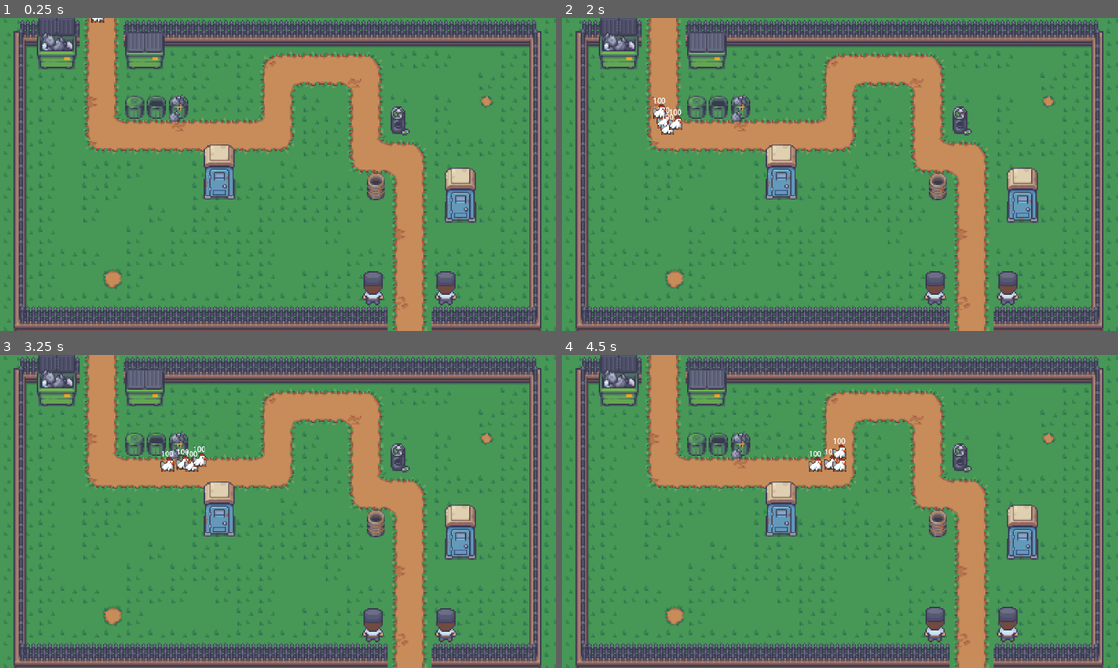
Above: before the commit, frames 1-4 (two rows, left to right).
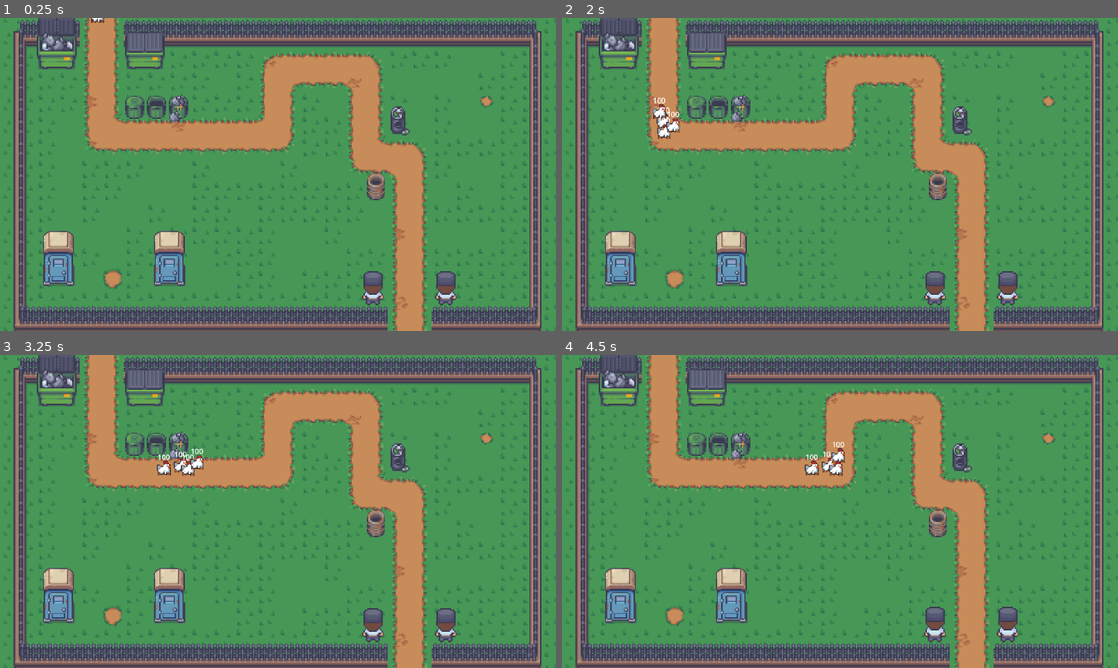
Above: after the commit, the same moments.

Repository: Dev-Santi/Football-Defense
Game: Godot game, scene res://escenas/juego.tscn
Same seed, same stepped clock (60 frames per second), same inputs: the game is played once before the commit and once after it.
Inputs (mouse positions are in pixels of both pictures, inside the frame that each line leads up to):
- Up to frame 1 (0.25 s): no input
- Up to frame 2 (2 s): move the mouse to (962, 158) at 0.52 s; click (962, 158) at 0.6 s; move the mouse to (728, 190) at 1.27 s; click (728, 190) at 1.35 s
- Up to frame 3 (3.25 s): move the mouse to (333, 442) at 2.02 s; click (333, 442) at 2.1 s; move the mouse to (250, 574) at 2.77 s; click (250, 574) at 2.85 s
- Up to frame 4 (4.5 s): move the mouse to (1006, 558) at 3.52 s; click (1006, 558) at 3.6 s; move the mouse to (673, 464) at 4.27 s; click (673, 464) at 4.35 s

The runs differ from the first frame. In frame 1, 3.9% of the frame differs, in the area x 7-86%, y 40-86%; in frame 2, 4.1%; in frame 3, 4.4%, in the area x 7-86%, y 29-86%; in frame 4, 4.4%.

Commit message:
avances en nivel tutorial

Diff:
--- /dev/null
+++ b/AreaValida.gd
@@ -0,0 +1,4 @@
+extends Area2D
+
+func _ready():
+	add_to_group("Areas validas")
--- a/escenas/enemigos/enemigo.gd
+++ b/escenas/enemigos/enemigo.gd
@@ -1,6 +1,6 @@
 extends Area2D
 
-var velocidad:int = 150
+var velocidad:int = 100
 var direccion:String = "abajo"
 var vida = 100
 
@@ -43,8 +43,6 @@
 	else:
 		position += Vector2(0, -1 * velocidad * delta)
 
-
-
 func eliminar() -> void:
 	queue_free()
 
--- a/escenas/enemigos/gallina.gd
+++ b/escenas/enemigos/gallina.gd
@@ -1 +1,5 @@
 extends "res://escenas/enemigos/enemigo.gd"
+
+func _ready():
+	super._ready()
+	setVelocidad(150)
--- a/escenas/guerreros/baño_quimico.gd
+++ b/escenas/guerreros/baño_quimico.gd
@@ -1 +1,26 @@
 extends "res://escenas/guerreros/guerrero.gd"
+
+var spriteConBañoAbierto = load("res://texturas/ME_Singles_Worksite_48x48_Portable_Toilet_4.png")
+var spriteConBañoCerrado = load("res://texturas/ME_Singles_Worksite_48x48_Portable_Toilet_2.png")
+var proyectilPala:PackedScene = preload("res://escenas/guerreros/proyectiles/pala.tscn")
+
+
+
+func _ready():
+	super._ready()
+
+
+
+# @Override
+func disparar(objetivo:Area2D) -> void:
+	super.disparar(objetivo)
+	# Instanciar el nuevo proyectil y setear su objetivo
+	var nuevoProyectil = proyectilPala.instantiate()
+	$Proyectiles.add_child(nuevoProyectil)
+	nuevoProyectil.setObjetivo(objetivo)
+	# Animar el Sprite
+	$Sprite2D.texture = spriteConBañoAbierto
+	$"Cerrar puerta del baño".start()
+
+func _on_cerrar_puerta_del_baño_timeout():
+	$Sprite2D.texture = spriteConBañoCerrado
--- a/escenas/guerreros/baño_quimico.tscn
+++ b/escenas/guerreros/baño_quimico.tscn
@@ -1,25 +1,49 @@
-[gd_scene load_steps=6 format=3 uid="uid://b1q3uxxktsbpl"]
+[gd_scene load_steps=8 format=3 uid="uid://b1q3uxxktsbpl"]
 
 [ext_resource type="PackedScene" uid="uid://cqjukihux6l8h" path="res://escenas/guerreros/guerrero.tscn" id="1_ovbsk"]
 [ext_resource type="Script" path="res://escenas/guerreros/baño_quimico.gd" id="2_bbmmm"]
 [ext_resource type="Texture2D" uid="uid://d0fere6cuqxt7" path="res://texturas/ME_Singles_Worksite_48x48_Portable_Toilet_2.png" id="2_rwau6"]
+[ext_resource type="Texture2D" uid="uid://b65witte47ci6" path="res://texturas/circulito pa ver donde pega la balita.png" id="4_frgh0"]
 
 [sub_resource type="RectangleShape2D" id="RectangleShape2D_r3dxp"]
-size = Vector2(98, 163)
+size = Vector2(81.25, 160.438)
 
 [sub_resource type="CircleShape2D" id="CircleShape2D_7ww0h"]
 radius = 200.844
+
+[sub_resource type="RectangleShape2D" id="RectangleShape2D_8a65j"]
+size = Vector2(75, 60)
 
 [node name="Baño Quimico" instance=ExtResource("1_ovbsk")]
 scale = Vector2(0.8, 0.8)
 script = ExtResource("2_bbmmm")
 
-[node name="Sprite2D" parent="." index="0"]
+[node name="Sprite2D" parent="." index="2"]
 texture = ExtResource("2_rwau6")
 
-[node name="CollisionShape2D" parent="." index="1"]
-position = Vector2(-1, 21.5)
+[node name="CollisionShape2D" parent="." index="3"]
+position = Vector2(0.625001, 7.71874)
+scale = Vector2(0.999999, 0.999999)
 shape = SubResource("RectangleShape2D_r3dxp")
 
 [node name="CollisionShape2D" parent="Detector de enemigos" index="0"]
 shape = SubResource("CircleShape2D_7ww0h")
+metadata/_edit_lock_ = true
+
+[node name="Sprite2D" parent="Detector de enemigos" index="1"]
+visible = false
+position = Vector2(1.875, 19.375)
+scale = Vector2(0.8225, 0.8225)
+texture = ExtResource("4_frgh0")
+
+[node name="CollisionShape2D" parent="Detector de area valida" index="0"]
+position = Vector2(-2.5, 66.25)
+scale = Vector2(0.999999, 0.999999)
+shape = SubResource("RectangleShape2D_8a65j")
+metadata/_edit_lock_ = true
+
+[node name="Cerrar puerta del baño" type="Timer" parent="." index="6"]
+wait_time = 0.2
+one_shot = true
+
+[connection signal="timeout" from="Cerrar puerta del baño" to="." method="_on_cerrar_puerta_del_baño_timeout"]
--- a/escenas/guerreros/guerrero.gd
+++ b/escenas/guerreros/guerrero.gd
@@ -1,11 +1,99 @@
 extends StaticBody2D
 
+var puedeSeleccionarse:bool = false
+var estaSeleccionado:bool = false
+var cadenciaDeDisparo:float = 0.5
+var listoParaDisparar:bool = true
+var objetivos:Array = []
+var areasValidas:Array = []
+var estaEnZonaValida:bool = false
+
+func setEstaSeleccionado(valor:bool) -> void:
+	estaSeleccionado = valor
+
+func setPuedeSeleccionarse(valor:bool) -> void:
+	puedeSeleccionarse = valor
+
+func setCadenciaDeDisparo(valor:int) -> void:
+	cadenciaDeDisparo = valor
+	$"Cadencia de disparo".wait_time = cadenciaDeDisparo
+
+func setListoParaDisparar(valor:bool) -> void:
+	listoParaDisparar = valor
+
+func getEstaSeleccionado() -> bool:
+	return estaSeleccionado
+
+func getPuedeSeleccionarse() -> bool:
+	return puedeSeleccionarse
+
+func getCadenciaDeDisparo() -> float:
+	return cadenciaDeDisparo
+
+func getListoParaDisparar() -> bool:
+	return listoParaDisparar
+
+func getObjetivoActual():
+	return objetivos[0]
+
+func addObjetivo(nuevoObjetivo:Area2D) -> void:
+	objetivos.append(nuevoObjetivo)
+
+func delObjetivo(objetivo:Area2D) -> void:
+	objetivos.remove_at(objetivos.find(objetivo))
+
+
+
 func _ready():
+	input_pickable = true
 	add_to_group("Guerreros")
+	$"Cadencia de disparo".wait_time = cadenciaDeDisparo
 
 func _process(_delta):
-	pass
+	if !objetivos.is_empty() && getListoParaDisparar():
+		disparar(getObjetivoActual())
+
+	if getPuedeSeleccionarse() && Input.is_action_just_pressed("Click") && estaEnZonaValida:
+		setEstaSeleccionado(!getEstaSeleccionado())
+	if getEstaSeleccionado():
+		global_position = get_global_mouse_position()
+		$"Detector de enemigos/Sprite2D".visible = true
+	else:
+		$"Detector de enemigos/Sprite2D".visible = false
 
 func _on_detector_de_enemigos_area_entered(area):
 	if area.is_in_group("Enemigos"):
-		print("Entro")
+		addObjetivo(area)
+
+func _on_detector_de_enemigos_area_exited(area):
+	if area.is_in_group("Enemigos"):
+		delObjetivo(area)
+
+func _on_cadencia_de_disparo_timeout():
+	setListoParaDisparar(true)
+
+func _on_mouse_entered():
+	setPuedeSeleccionarse(true)
+
+func _on_mouse_exited():
+	setPuedeSeleccionarse(false)
+
+func _on_detector_de_area_valida_area_entered(area):
+	if area.is_in_group("Areas validas"):
+		areasValidas.append(area)
+		estaEnZonaValida = true
+		$Sprite2D.modulate = Color.html("ffffff")
+		$"Detector de enemigos/Sprite2D".modulate = Color.html("ffffff")
+
+func _on_detector_de_area_valida_area_exited(area):
+	if area.is_in_group("Areas validas"):
+		areasValidas.remove_at(areasValidas.find(area))
+		if(areasValidas.is_empty()):
+			estaEnZonaValida = false
+			$Sprite2D.modulate = Color.html("ff3224")
+			$"Detector de enemigos/Sprite2D".modulate = Color.html("ffffff00")
+
+
+func disparar(_objetivo:Area2D) -> void:
+	setListoParaDisparar(false)
+	$"Cadencia de disparo".start()
--- a/escenas/guerreros/guerrero.tscn
+++ b/escenas/guerreros/guerrero.tscn
@@ -4,6 +4,11 @@
 
 [node name="Guerrero" type="StaticBody2D"]
 script = ExtResource("1_grdy4")
+
+[node name="Proyectiles" type="Node2D" parent="."]
+
+[node name="Cadencia de disparo" type="Timer" parent="."]
+one_shot = true
 
 [node name="Sprite2D" type="Sprite2D" parent="."]
 
@@ -14,4 +19,16 @@
 [node name="CollisionShape2D" type="CollisionShape2D" parent="Detector de enemigos"]
 position = Vector2(2, 17)
 
+[node name="Sprite2D" type="Sprite2D" parent="Detector de enemigos"]
+
+[node name="Detector de area valida" type="Area2D" parent="."]
+
+[node name="CollisionShape2D" type="CollisionShape2D" parent="Detector de area valida"]
+
+[connection signal="mouse_entered" from="." to="." method="_on_mouse_entered"]
+[connection signal="mouse_exited" from="." to="." method="_on_mouse_exited"]
+[connection signal="timeout" from="Cadencia de disparo" to="." method="_on_cadencia_de_disparo_timeout"]
 [connection signal="area_entered" from="Detector de enemigos" to="." method="_on_detector_de_enemigos_area_entered"]
+[connection signal="area_exited" from="Detector de enemigos" to="." method="_on_detector_de_enemigos_area_exited"]
+[connection signal="area_entered" from="Detector de area valida" to="." method="_on_detector_de_area_valida_area_entered"]
+[connection signal="area_exited" from="Detector de area valida" to="." method="_on_detector_de_area_valida_area_exited"]
--- /dev/null
+++ b/escenas/guerreros/proyectiles/pala.gd
@@ -0,0 +1,36 @@
+extends Area2D
+
+var daño:int = 25
+var velocidad:int = 300
+var objetivo:Vector2 = Vector2(0,0)
+
+func setVelocidad(nuevaVelocidad:int) -> void:
+	velocidad = nuevaVelocidad
+
+func getVelocidad() -> int:
+	return velocidad
+
+func setObjetivo(nuevoObjetivo:Area2D) -> void:
+	look_at(nuevoObjetivo.global_position)
+	objetivo = (nuevoObjetivo.global_position - global_position).normalized()
+
+func getObjetivo() -> Vector2:
+	return objetivo
+
+
+
+func _ready():
+	add_to_group("Proyectiles")
+
+func _process(delta):
+	position += getObjetivo() * velocidad * delta
+
+
+
+func _on_limite_para_eliminarse_timeout():
+	queue_free()
+
+func _on_area_entered(area):
+	if area.is_in_group("Enemigos"):
+		area.quitarVida(daño)
+		queue_free()
--- /dev/null
+++ b/escenas/guerreros/proyectiles/pala.tscn
@@ -0,0 +1,27 @@
+[gd_scene load_steps=4 format=3 uid="uid://dp8u70vtaocu7"]
+
+[ext_resource type="Texture2D" uid="uid://qx1xih521qlm" path="res://texturas/ME_Singles_Worksite_48x48_Shovel_1.png" id="1_0als1"]
+[ext_resource type="Script" path="res://escenas/guerreros/proyectiles/pala.gd" id="1_cyxoa"]
+
+[sub_resource type="RectangleShape2D" id="RectangleShape2D_ge350"]
+size = Vector2(37.5, 26.25)
+
+[node name="Pala" type="Area2D"]
+script = ExtResource("1_cyxoa")
+
+[node name="CollisionShape2D" type="CollisionShape2D" parent="."]
+position = Vector2(16.25, -0.625001)
+scale = Vector2(0.999999, 0.999999)
+shape = SubResource("RectangleShape2D_ge350")
+
+[node name="Sprite2D" type="Sprite2D" parent="."]
+rotation = -2.90248
+scale = Vector2(1, 1)
+texture = ExtResource("1_0als1")
+
+[node name="Limite para eliminarse" type="Timer" parent="."]
+wait_time = 10.0
+autostart = true
+
+[connection signal="area_entered" from="." to="." method="_on_area_entered"]
+[connection signal="timeout" from="Limite para eliminarse" to="." method="_on_limite_para_eliminarse_timeout"]
--- /dev/null
+++ b/escenas/niveles/area_valida.tscn
@@ -0,0 +1,6 @@
+[gd_scene load_steps=2 format=3 uid="uid://c0qmhamoxp1jk"]
+
+[ext_resource type="Script" path="res://AreaValida.gd" id="1_w7a27"]
+
+[node name="AreaValida" type="Area2D"]
+script = ExtResource("1_w7a27")
--- a/escenas/niveles/tutorial.gd
+++ b/escenas/niveles/tutorial.gd
@@ -19,3 +19,8 @@
 func _on_abajo_area_entered(area):
 	if(area.is_in_group("Enemigos")):
 		area.setDireccion("abajo")
+
+# Cuando los enemigos llegan a la meta
+func _on_meta_area_entered(area):
+	if(area.is_in_group("Enemigos")):
+		area.eliminar()
--- a/escenas/niveles/tutorial.tscn
+++ b/escenas/niveles/tutorial.tscn
@@ -1,16 +1,32 @@
-[gd_scene load_steps=8 format=3 uid="uid://bmqxjsjsnf14c"]
+[gd_scene load_steps=14 format=3 uid="uid://bmqxjsjsnf14c"]
 
 [ext_resource type="PackedScene" uid="uid://d3gioiclnkwjn" path="res://escenas/niveles/nivel.tscn" id="1_ni4m5"]
 [ext_resource type="PackedScene" uid="uid://c4p47ic3duy58" path="res://escenas/npcs/police.tscn" id="2_6x7bv"]
 [ext_resource type="Script" path="res://escenas/niveles/tutorial.gd" id="2_saiao"]
 [ext_resource type="PackedScene" uid="uid://ct0h1iyfj7620" path="res://escenas/enemigos/gallina.tscn" id="3_308ba"]
 [ext_resource type="PackedScene" uid="uid://b1q3uxxktsbpl" path="res://escenas/guerreros/baño_quimico.tscn" id="5_0bpvy"]
+[ext_resource type="PackedScene" uid="uid://c0qmhamoxp1jk" path="res://escenas/niveles/area_valida.tscn" id="6_adc5i"]
 
 [sub_resource type="RectangleShape2D" id="RectangleShape2D_jq6s5"]
-size = Vector2(92.1164, 11.1626)
+size = Vector2(92.1164, 13.9214)
 
 [sub_resource type="RectangleShape2D" id="RectangleShape2D_yjulx"]
 size = Vector2(85, 11.3142)
+
+[sub_resource type="RectangleShape2D" id="RectangleShape2D_visar"]
+size = Vector2(586, 223)
+
+[sub_resource type="RectangleShape2D" id="RectangleShape2D_0dw2y"]
+size = Vector2(32, 62)
+
+[sub_resource type="RectangleShape2D" id="RectangleShape2D_ksevg"]
+size = Vector2(87.125, 411)
+
+[sub_resource type="RectangleShape2D" id="RectangleShape2D_wx7ke"]
+size = Vector2(2.1875, 136)
+
+[sub_resource type="RectangleShape2D" id="RectangleShape2D_i1oom"]
+size = Vector2(20, 118)
 
 [node name="Tutorial" instance=ExtResource("1_ni4m5")]
 script = ExtResource("2_saiao")
@@ -28,14 +44,14 @@
 [node name="Derecha" type="Area2D" parent="Areas donde girar" index="0"]
 
 [node name="CollisionShape2D" type="CollisionShape2D" parent="Areas donde girar/Derecha" index="0"]
-position = Vector2(198, 241)
+position = Vector2(199, 248)
 rotation = -0.495674
 shape = SubResource("RectangleShape2D_jq6s5")
 
 [node name="Arriba" type="Area2D" parent="Areas donde girar" index="1"]
 
 [node name="CollisionShape2D" type="CollisionShape2D" parent="Areas donde girar/Arriba" index="0"]
-position = Vector2(594, 230)
+position = Vector2(592.654, 230.303)
 rotation = 1.34914
 shape = SubResource("RectangleShape2D_jq6s5")
 
@@ -69,15 +85,7 @@
 rotation = -1.12748
 shape = SubResource("RectangleShape2D_yjulx")
 
-[node name="NPCS" type="Node2D" parent="." index="3"]
-
-[node name="Police" parent="NPCS" index="0" instance=ExtResource("2_6x7bv")]
-position = Vector2(784, 574)
-
-[node name="Police2" parent="NPCS" index="1" instance=ExtResource("2_6x7bv")]
-position = Vector2(943, 574)
-
-[node name="Enemigos" type="Node2D" parent="." index="4"]
+[node name="Enemigos" type="Node2D" parent="." index="3"]
 position = Vector2(192, -91)
 
 [node name="Gallina" parent="Enemigos" index="0" instance=ExtResource("3_308ba")]
@@ -91,13 +99,75 @@
 [node name="Gallina4" parent="Enemigos" index="3" instance=ExtResource("3_308ba")]
 position = Vector2(11, 19)
 
-[node name="Guerreros" type="Node2D" parent="." index="5"]
+[node name="Guerreros" type="Node2D" parent="." index="4"]
 
 [node name="Baño Quimico" parent="Guerreros" index="0" instance=ExtResource("5_0bpvy")]
-position = Vector2(449, 303)
+position = Vector2(340, 507)
 
 [node name="Baño Quimico2" parent="Guerreros" index="1" instance=ExtResource("5_0bpvy")]
-position = Vector2(975, 353)
+position = Vector2(98, 507)
+
+[node name="NPCS" type="Node2D" parent="." index="5"]
+
+[node name="Police" parent="NPCS" index="0" instance=ExtResource("2_6x7bv")]
+position = Vector2(784, 574)
+
+[node name="Police2" parent="NPCS" index="1" instance=ExtResource("2_6x7bv")]
+position = Vector2(943, 574)
+
+[node name="Areas validas para guerreros" type="Node2D" parent="." index="6"]
+metadata/_edit_lock_ = true
+
+[node name="AreaValida" parent="Areas validas para guerreros" index="0" instance=ExtResource("6_adc5i")]
+
+[node name="CollisionShape2D" type="CollisionShape2D" parent="Areas validas para guerreros/AreaValida" index="0"]
+position = Vector2(386, 440.5)
+shape = SubResource("RectangleShape2D_visar")
+
+[node name="AreaValida2" parent="Areas validas para guerreros" index="1" instance=ExtResource("6_adc5i")]
+
+[node name="CollisionShape2D" type="CollisionShape2D" parent="Areas validas para guerreros/AreaValida2" index="0"]
+position = Vector2(455, 143)
+shape = SubResource("RectangleShape2D_0dw2y")
+
+[node name="AreaValida3" parent="Areas validas para guerreros" index="2" instance=ExtResource("6_adc5i")]
+
+[node name="CollisionShape2D" type="CollisionShape2D" parent="Areas validas para guerreros/AreaValida3" index="0"]
+position = Vector2(1009.56, 362.5)
+shape = SubResource("RectangleShape2D_ksevg")
+
+[node name="AreaValida4" parent="Areas validas para guerreros" index="3" instance=ExtResource("6_adc5i")]
+
+[node name="CollisionShape2D" type="CollisionShape2D" parent="Areas validas para guerreros/AreaValida4" index="0"]
+position = Vector2(94.25, 227)
+shape = SubResource("RectangleShape2D_wx7ke")
+
+[node name="AreaValida5" parent="Areas validas para guerreros" index="4" instance=ExtResource("6_adc5i")]
+
+[node name="CollisionShape2D" type="CollisionShape2D" parent="Areas validas para guerreros/AreaValida5" index="0"]
+position = Vector2(669.813, 266)
+shape = SubResource("RectangleShape2D_wx7ke")
+
+[node name="AreaValida6" parent="Areas validas para guerreros" index="5" instance=ExtResource("6_adc5i")]
+
+[node name="CollisionShape2D" type="CollisionShape2D" parent="Areas validas para guerreros/AreaValida6" index="0"]
+position = Vector2(941, 116)
+rotation = 1.5708
+shape = SubResource("RectangleShape2D_wx7ke")
+
+[node name="AreaValida7" parent="Areas validas para guerreros" index="6" instance=ExtResource("6_adc5i")]
+
+[node name="CollisionShape2D" type="CollisionShape2D" parent="Areas validas para guerreros/AreaValida7" index="0"]
+position = Vector2(744.906, 484)
+shape = SubResource("RectangleShape2D_wx7ke")
+
+[node name="Meta" type="Area2D" parent="." index="7"]
+position = Vector2(867, 709)
+
+[node name="CollisionShape2D" type="CollisionShape2D" parent="Meta" index="0"]
+rotation = 1.5708
+shape = SubResource("RectangleShape2D_i1oom")
+metadata/_edit_lock_ = true
 
 [connection signal="area_entered" from="Areas donde girar/Derecha" to="." method="_on_derecha_area_entered"]
 [connection signal="area_entered" from="Areas donde girar/Arriba" to="." method="_on_arriba_area_entered"]
@@ -105,3 +175,4 @@
 [connection signal="area_entered" from="Areas donde girar/Abajo" to="." method="_on_abajo_area_entered"]
 [connection signal="area_entered" from="Areas donde girar/Derecha3" to="." method="_on_derecha_area_entered"]
 [connection signal="area_entered" from="Areas donde girar/Abajo2" to="." method="_on_abajo_area_entered"]
+[connection signal="area_entered" from="Meta" to="." method="_on_meta_area_entered"]
--- a/project.godot
+++ b/project.godot
@@ -19,6 +19,14 @@
 
 window/stretch/mode="viewport"
 
+[input]
+
+Click={
+"deadzone": 0.5,
+"events": [Object(InputEventMouseButton,"resource_local_to_scene":false,"resource_name":"","device":-1,"window_id":0,"alt_pressed":false,"shift_pressed":false,"ctrl_pressed":false,"meta_pressed":false,"button_mask":0,"position":Vector2(0, 0),"global_position":Vector2(0, 0),"factor":1.0,"button_index":1,"canceled":false,"pressed":false,"double_click":false,"script":null)
+]
+}
+
 [rendering]
 
 renderer/rendering_method="mobile"
Binary file changed: texturas/ME_Singles_Worksite_48x48_Portable_Toilet_2.png
Binary file changed: texturas/ME_Singles_Worksite_48x48_Portable_Toilet_4.png
Binary file changed: texturas/ME_Singles_Worksite_48x48_Shovel_1.png
Binary file added: texturas/circulito pa ver donde pega la balita.png
Not shown, added: texturas/circulito pa ver donde pega la balita.png.import
Not shown, added: escenas/guerreros/gue19C6.tmp
Not shown, added: escenas/guerreros/gue2C63.tmp
Not shown, added: escenas/guerreros/proyectiles/palDD.tmp
Not shown, added: escenas/guerreros/proyectiles/palE99D.tmp
